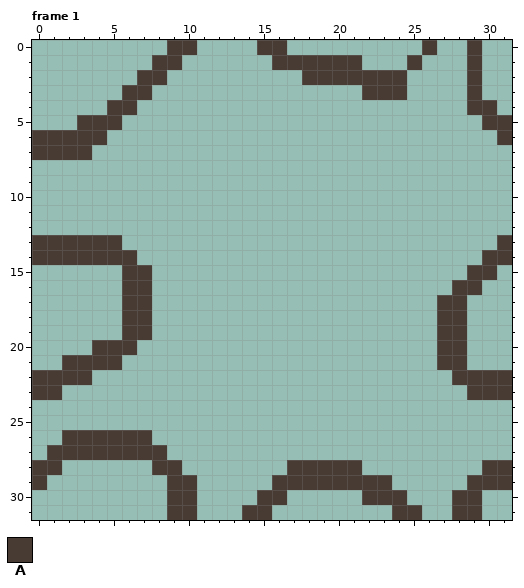
Two versions of one pixel-art file, Document/Map/Back_Map5_M.aseprite. Above, as it was before the edit.
32x32 pixels, 1 frame. Colours within 5 levels of each other are drawn and written as one. Shown: frame 1. The commit also changed other frames, which this record leaves out.
Palette (. is transparent): A #483b34
Pixels before, frame 1, first column x 0:
 0 .........AA....AA.........A..A..
 1 ........AA......AAAAAA...A...A..
 2 .......AA.........AAAAAAA....A..
 3 ......AA..............AAA....A..
 4 .....AA......................AA.
 5 ...AAA........................AA
 6 AAAAA..........................A
 7 AAAA............................
 8 ................................
 9 ................................
10 ................................
11 ................................
12 ................................
13 AAAAAA.........................A
14 AAAAAAA.......................AA
15 ......AA.....................AA.
16 ......AA....................AA..
17 ......AA...................AA...
18 ......AA...................AA...
19 ......AA...................AA...
20 ....AAA....................AA...
21 ..AAAA.....................AA...
22 AAAA........................AAAA
23 AA...........................AAA
24 ................................
25 ................................
26 ..AAAAAA........................
27 .AAAAAAAA.......................
28 AA......AA.......AAAAA........AA
29 A........AA.....AAAAAAAA.....AAA
30 .........AA....AA.....AAA...AA..
31 .........AA...AA........AA..AA..
The same view after the edit:
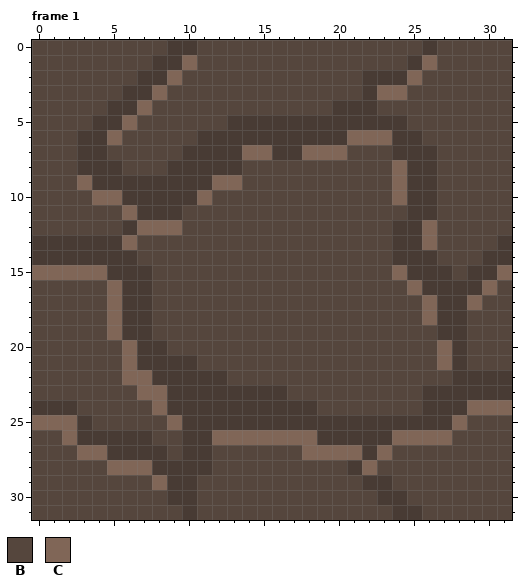
Colours new in this view: B #55463d  C #806657
Edits made:
Changed rows in their new state; - is an unchanged pixel.
Frame 1:
first column x 0:
 0 BBBBBBBBB--BBBBBBBBBBBBBBB-BBBBB
 1 BBBBBBBB--CBBBBBBBBBBBBBB-CBBBBB
 2 BBBBBBB--CBBBBBBBBBBBB---CBBBBBB
 3 BBBBBB--CBBBBBBBBBBBBB-CCBBBBBBB
 4 BBBBB--CBBBBBBBBBBBBAAABBBBBBBBB
 5 BBBB--CBBBBBBAAAAAAAAAAAABBBBBBB
 6 BBB--CBBBBBAAAAAAAAAACCCAABBBBBB
 7 BBB-ABBBBBAAAACCAACCCBBBAAABBBBB
 8 BBBAAABBBAAAAABBBBBBBBBBCAABBBBB
 9 BBBCAAAAAAAACCBBBBBBBBBBCAABBBBB
10 BBBBCCAAAAACBBBBBBBBBBBBCAABBBBB
11 BBBBBBCAAABBBBBBBBBBBBBBBAABBBBB
12 BBBBBBACCCBBBBBBBBBBBBBBAACBBBBB
13 ------CBBBBBBBBBBBBBBBBBAACBBBB-
14 -------BBBBBBBBBBBBBBBBBAAABBB--
15 CCCCCA--BBBBBBBBBBBBBBBBCAAAB--C
16 BBBBBC--BBBBBBBBBBBBBBBBBCAA--CB
17 BBBBBC--BBBBBBBBBBBBBBBBBBC--CBB
18 BBBBBC--BBBBBBBBBBBBBBBBBBC--BBB
19 BBBBBC--BBBBBBBBBBBBBBBBBBB--BBB
20 BBBBBBCAABBBBBBBBBBBBBBBBBBC-BBB
21 BBBBBBCAAAABBBBBBBBBBBBBBBBC-BBB
22 BBBBBBCCAAAAABBBBBBBBBBBBBBB----
23 BBBBBBBCCAAAAAAAABBBBBBBBBAAA---
24 AAABBBBBCAAAAAAAAAABBBBBBBAAACCC
25 CCCABBBBBCAAAAAAAAAAAAAAAAAACBBB
26 BBC-----BBAACCCCCCCAAAAACCCCBBBB
27 BBBCC----BAABBBBBBCCCCACBBBBBBBB
28 BBBBBCCC--AABBBBBBBBB-CBBBBBBBBB
29 BBBBBBBBC--BBBBBBBBBBB--BBBBBBBB
30 BBBBBBBBB--BBBBBBBBBBBB--BBBBBBB
31 BBBBBBBBBB-BBBBBBBBBBBBB--BBBBBB
